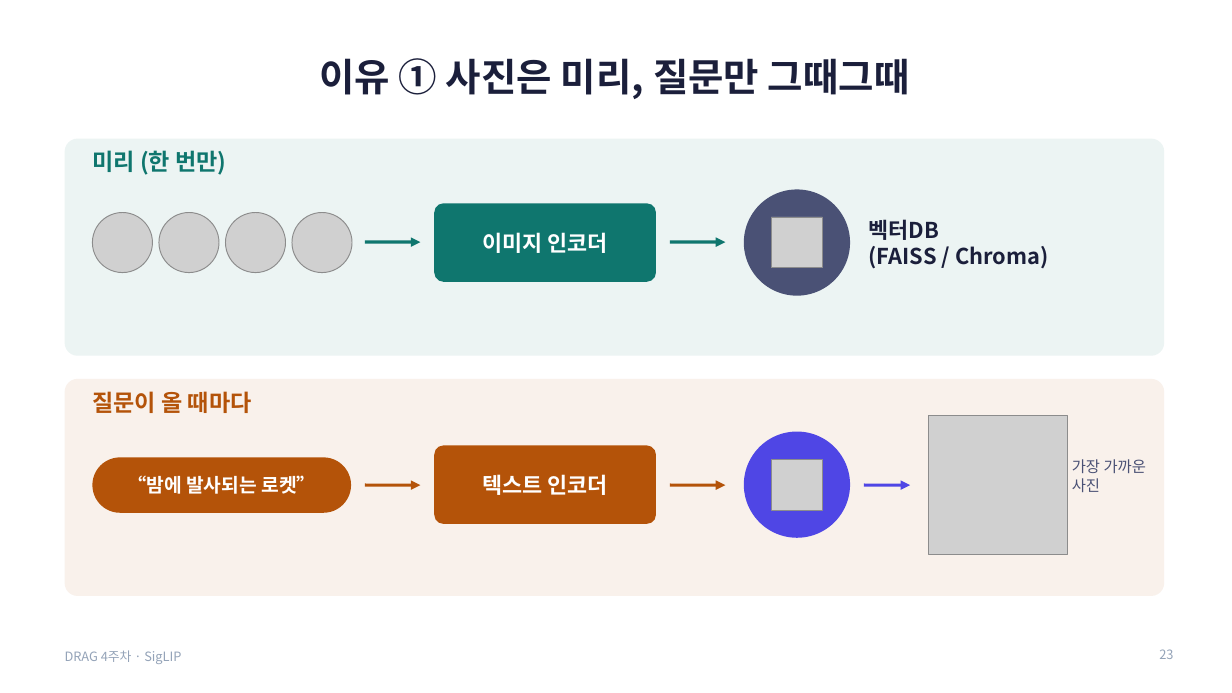
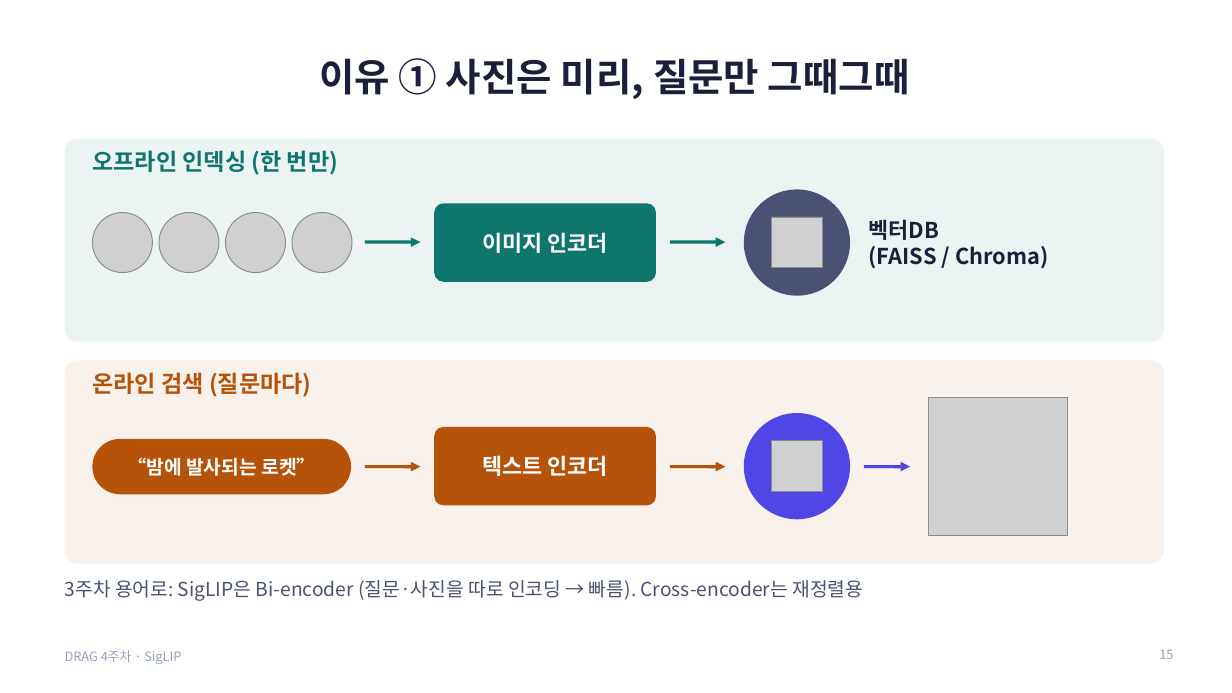
Before and after one commit to gaeun-k/DRAG, a slide deck: slide 15 of week4-siglip/김가은/SigLIP_4주차_발표.pptx (slide 23 before the commit). Drawn at 1232x693 pixels with LibreOffice and Linux fonts; fonts in the diff are those of the drawing; grey boxes stand for pictures. Boxes give left, top, right and bottom in pixels: in the first picture for what was removed or moved away, otherwise in the second. Text is boxed around its words. In the diff, an @@ line names an element or a change of style, - is before the commit and + after.

```diff
--- a/week4-siglip/김가은/SigLIP_4주차_발표.pptx
+++ b/week4-siglip/김가은/SigLIP_4주차_발표.pptx
@@ rounded rectangle: place and size @@
-rounded rectangle at [65,139,1165,356]
+rounded rectangle at [65,139,1165,342]
@@ rounded rectangle at [65,139,1165,342]: proportions changed @@
@@ text at [92,150,338,175]: text changed @@
-미리 (한 번만)
+오프라인 인덱싱 (한 번만)
@@ rounded rectangle at [65,360,1165,564]: proportions changed @@
@@ rounded rectangle: place and size @@
-rounded rectangle at [65,379,1165,596]
+rounded rectangle at [65,360,1165,564]
@@ text at [92,372,311,397]: text changed @@
-질문이 올 때마다
+온라인 검색 (질문마다)
@@ 3 arrows, 2 pictures, 2 texts, 2 rounded rectangles, 1 ellipse: place and size @@
-3 arrows, 2 pictures, 2 texts, 2 rounded rectangles, 1 ellipse at [92,416,1067,555]
+3 arrows, 2 pictures, 2 texts, 2 rounded rectangles, 1 ellipse at [92,397,1067,536]
@@ text at [65,580,863,601]: text changed; size 12 to 15 pt @@
-가장 가까운 사진
+3주차 용어로: SigLIP은 Bi-encoder (질문·사진을 따로 인코딩 → 빠름). Cross-encoder는 재정렬용
@@ page number at [1159,649,1173,659]: text changed @@
-23
+15
```
Also in this commit, not shown: 12 other slides changed, 5 slides added, 17 slides removed.
